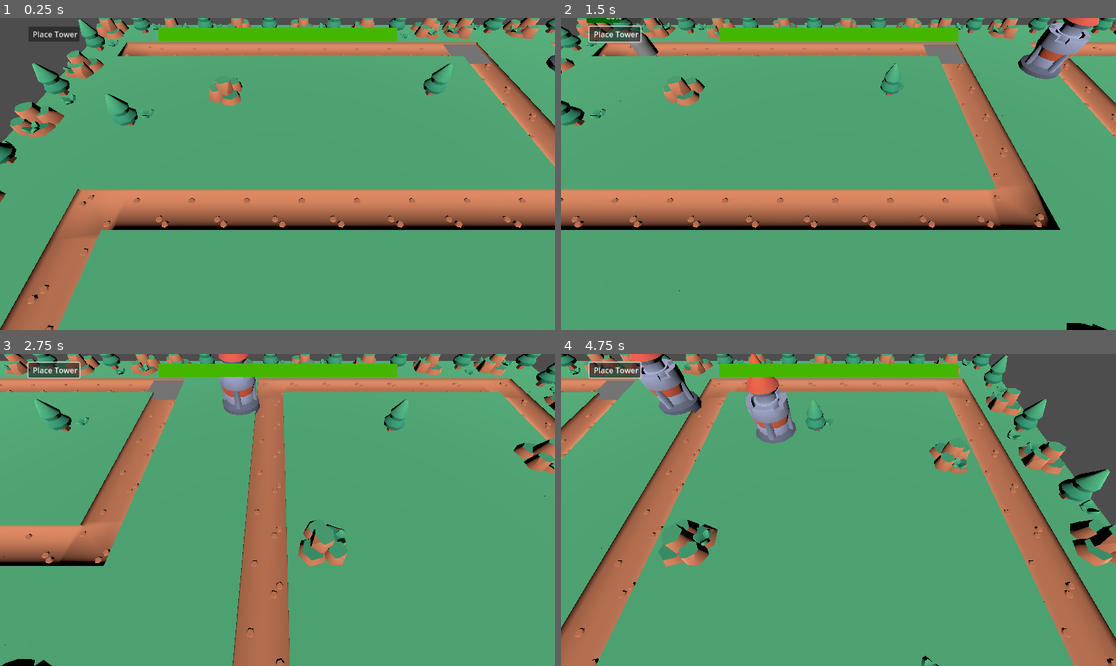
Above: before the commit, frames 1-4 (two rows, left to right).
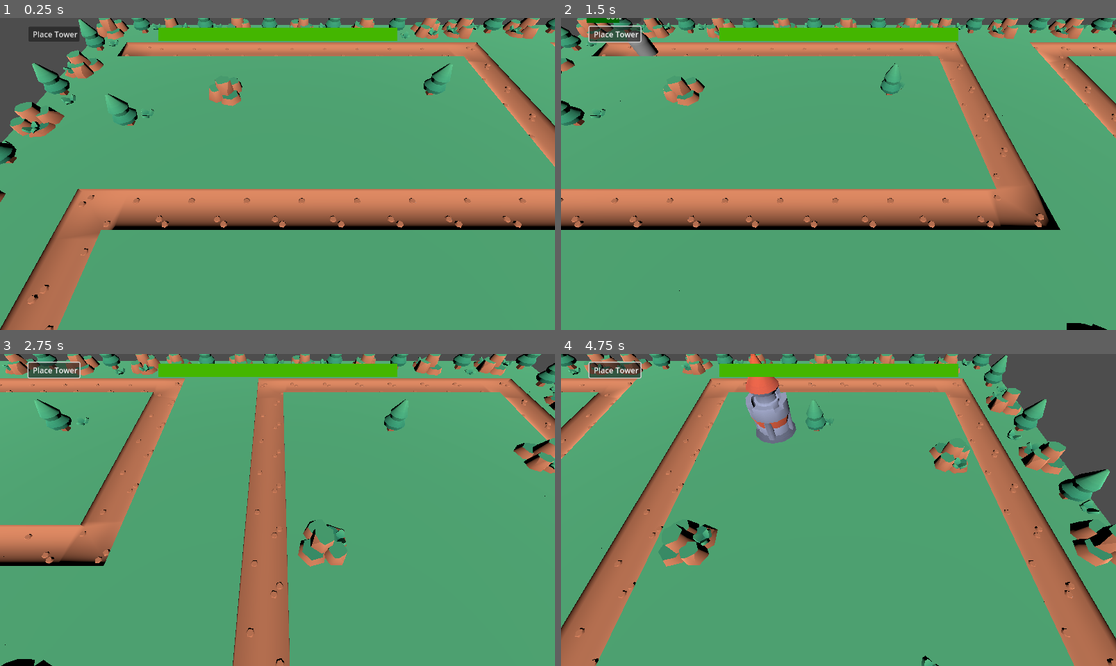
Above: after the commit, the same moments.

Repository: vhladko/tower_defence
Game: Godot game, scene res://main.tscn
Two runs of this game, one before a commit and one after it. Both use one fixed random seed, a clock stepped at 60 frames per second and the inputs below.
Inputs (mouse positions are in pixels of both pictures, inside the frame that each line leads up to):
- Up to frame 1 (0.25 s): no input
- Up to frame 2 (1.5 s): click "Place Tower" at 0.5 s; move the mouse to (960, 158) at 1.27 s; hold Right (ui_right) from 1.28 s (still down); tap Mouse wheel up (zoom_in) at 1.35 s; click (960, 158) at 1.42 s
- Up to frame 3 (2.75 s): release Right (ui_right) at 2 s; drag from (166, 525) to (249, 572) at 2.02 s
- Up to frame 4 (4.75 s): tap Enter at 2.75 s; move the mouse to (894, 441) at 2.77 s; hold Right (ui_right) 2.78-3.5 s; tap Mouse wheel up (zoom_in) at 2.85, 4.35 s; drag from (810, 572) to (672, 463) at 3.52 s; tap Space at 4.25 s; move the mouse to (1005, 556) at 4.27 s; hold Left (ui_left) from 4.28 s (still down)

The runs differ from the first frame. In frame 1, 0.4% of the frame differs, in the area x 79-100%, y 8-18%; in frame 2, 1.8%, in the area x 65-97%, y 0-20%; in frame 3, 1.2%; in frame 4, 1.7%.

Commit message:
add game over and restart

Diff:
--- a/Map.tscn
+++ b/Map.tscn
@@ -38,4 +38,5 @@
 mesh = SubResource("BoxMesh_3h1ab")
 
 [node name="Finish" parent="." instance=ExtResource("4_7if1s")]
-transform = Transform3D(1, 0, 0, 0, 1, 0, 0, 0, 1, 12.7572, 0.776772, 1.24507)
+transform = Transform3D(1, 0, 0, 0, 1, 0, 0, 0, 1, -6.72735, 0.776772, 23.0283)
+visible = false
--- /dev/null
+++ b/game_over.gd
@@ -0,0 +1,16 @@
+extends CanvasLayer
+
+class_name GameOver
+
+func _ready():
+	self.hide()
+	State.connect("game_over", game_over)
+
+func _on_button_pressed():
+	get_tree().paused = false
+	get_tree().reload_current_scene()
+
+
+func game_over():
+	self.show()
+	get_tree().paused = true
--- a/game_state.gd
+++ b/game_state.gd
@@ -1,12 +1,11 @@
 extends Node
+
+signal game_over
 
 enum UI_MODES {GAME, BUILDING}
 
 var ui_mode: UI_MODES = UI_MODES.GAME
 var user_hp: int = 100
-
-func _ready():
-	pass
 
 func set_ui_mode(mode: UI_MODES) -> void:
 	ui_mode = mode
@@ -14,9 +13,18 @@
 func get_ui_mode() -> UI_MODES:
 	return ui_mode
 
+func _game_over():
+	emit_signal("game_over")
+	_reset_state()
+
+func _reset_state():
+	ui_mode = UI_MODES.GAME
+	user_hp = 100
+
 func set_user_hp(hp: int) -> void:
-	if (hp < 0):
+	if (hp <= 0):
 		user_hp = 0
+		_game_over()
 		return
 	if (hp > 100):
 		user_hp = 100
--- a/main.tscn
+++ b/main.tscn
@@ -1,11 +1,13 @@
-[gd_scene load_steps=11 format=3 uid="uid://p0qdox26gotr"]
+[gd_scene load_steps=13 format=3 uid="uid://p0qdox26gotr"]
 
 [ext_resource type="PackedScene" uid="uid://bs72ogkvdd7d6" path="res://addons/proto_controller/proto_controller.tscn" id="1_ig7tw"]
 [ext_resource type="PackedScene" uid="uid://vwt3pida7hlb" path="res://building/building_area.tscn" id="2_0xm2m"]
 [ext_resource type="Script" uid="uid://iiv2if27yq38" path="res://user_hp.gd" id="6_5vw27"]
 [ext_resource type="Script" uid="uid://bs484cuntdloo" path="res://button.gd" id="6_7mycd"]
 [ext_resource type="PackedScene" uid="uid://4jjefy57i3tl" path="res://Map.tscn" id="6_272bh"]
+[ext_resource type="Script" uid="uid://cll0d7dwl8rdj" path="res://panel.gd" id="7_5vw27"]
 [ext_resource type="PackedScene" uid="uid://t64bo4gpt0vo" path="res://building/building.tscn" id="7_272bh"]
+[ext_resource type="Script" uid="uid://fa6fsaqbtl7i" path="res://game_over.gd" id="7_kek77"]
 
 [sub_resource type="CanvasTexture" id="CanvasTexture_272bh"]
 
@@ -45,9 +47,6 @@
 building_icon = SubResource("CanvasTexture_272bh")
 main = NodePath("../..")
 
-[node name="Bulding" parent="." instance=ExtResource("7_272bh")]
-transform = Transform3D(1, 0, 0, 0, 1, 0, 0, 0, 1, 17.434, 0.686107, 2.86909)
-
 [node name="BuildingArea" parent="." instance=ExtResource("2_0xm2m")]
 transform = Transform3D(1, 0, 0, 0, 1, 0, 0, 0, 1, -11.3928, 1.94877, 8.01116)
 layers = 3
@@ -78,5 +77,46 @@
 show_percentage = false
 script = ExtResource("6_5vw27")
 
+[node name="GameOver" type="CanvasLayer" parent="."]
+process_mode = 2
+script = ExtResource("7_kek77")
+
+[node name="Panel" type="Panel" parent="GameOver"]
+anchors_preset = 15
+anchor_right = 1.0
+anchor_bottom = 1.0
+grow_horizontal = 2
+grow_vertical = 2
+script = ExtResource("7_5vw27")
+
+[node name="Label" type="Label" parent="GameOver"]
+anchors_preset = 5
+anchor_left = 0.5
+anchor_right = 0.5
+offset_left = -171.0
+offset_top = 173.0
+offset_right = 171.0
+offset_bottom = 256.0
+grow_horizontal = 2
+theme_override_font_sizes/font_size = 60
+text = "Game Over!"
+horizontal_alignment = 1
+vertical_alignment = 1
+
+[node name="Button" type="Button" parent="GameOver"]
+anchors_preset = 7
+anchor_left = 0.5
+anchor_top = 1.0
+anchor_right = 0.5
+anchor_bottom = 1.0
+offset_left = -68.0
+offset_top = -185.0
+offset_right = 68.0
+offset_bottom = -154.0
+grow_horizontal = 2
+grow_vertical = 0
+text = "Retry"
+
 [connection signal="button_down" from="Control/Button" to="Control/Button" method="_on_button_down"]
 [connection signal="button_up" from="Control/Button" to="Control/Button" method="_on_button_up"]
+[connection signal="pressed" from="GameOver/Button" to="GameOver" method="_on_button_pressed"]
--- /dev/null
+++ b/panel.gd
@@ -0,0 +1 @@
+extends Panel
Not shown, added: game_over.gd.uid
Not shown, added: panel.gd.uid
